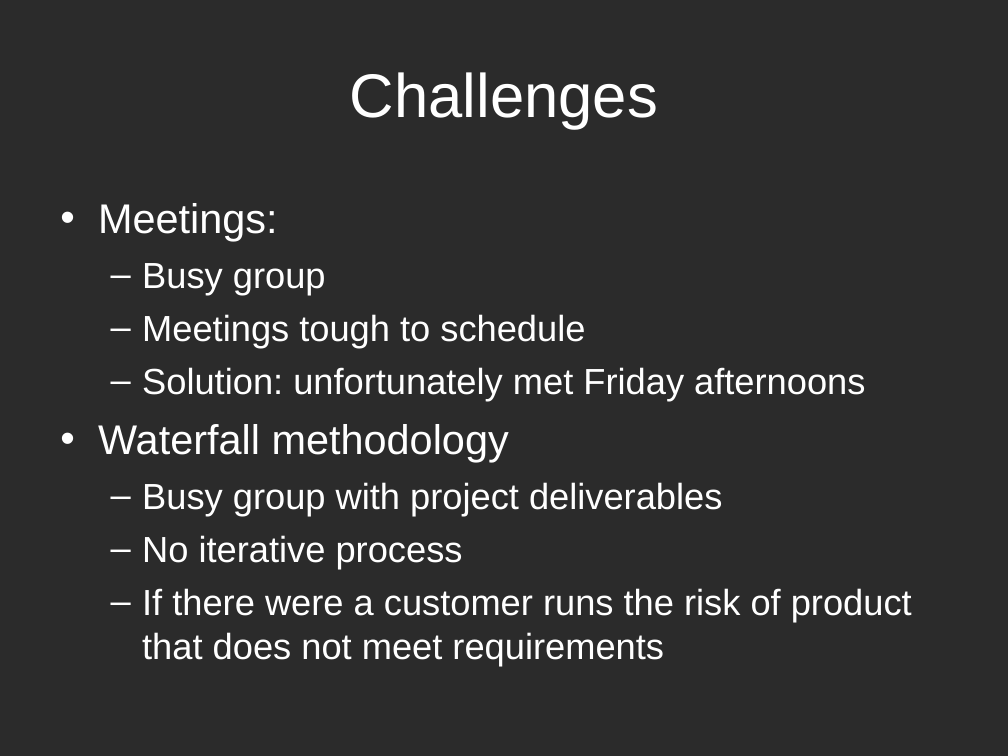
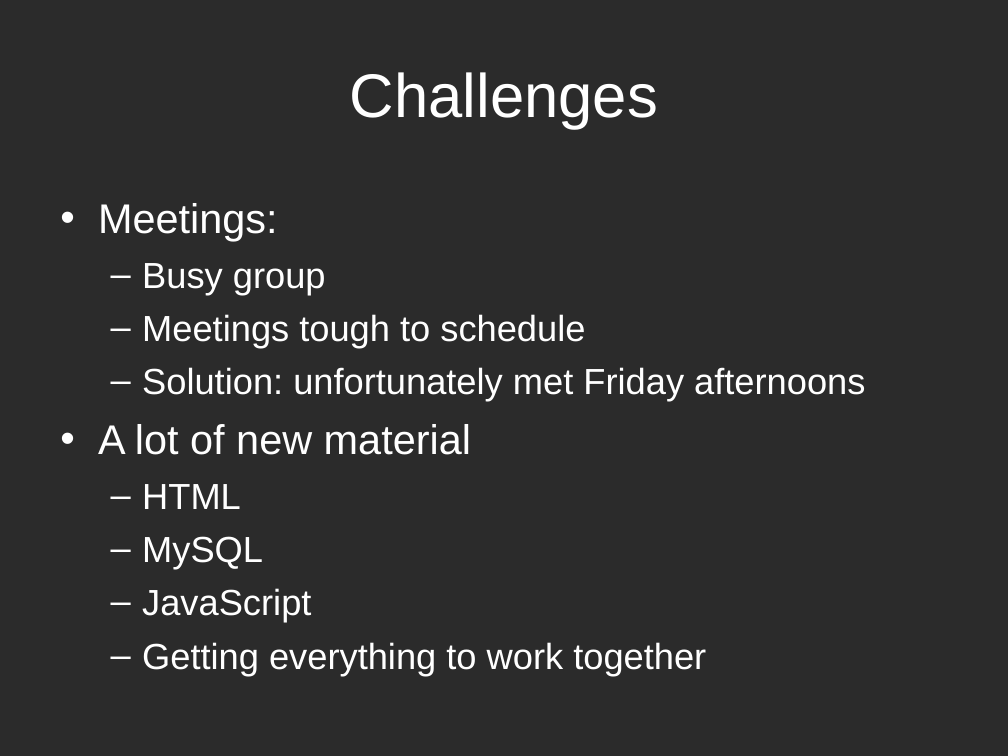
Before and after one commit to leif-waldner/Software3308-Group1, a slide deck: slide 12 of FinalSubmission/ProjectFinal/GeoReport_Part5.ppt (slide 11 before the commit). Drawn at 1008x756 pixels with LibreOffice and Linux fonts; fonts in the diff are those of the drawing; background and template pictures are left out; a plain dark background stands for a picture behind light text. Boxes give left, top, right and bottom in pixels: in the first picture for what was removed or moved away, otherwise in the second. Text is boxed around its words. In the diff, an @@ line names an element or a change of style, - is before the commit and + after.

Commit message:
Changed a few things to ppt.

```diff
--- a/FinalSubmission/ProjectFinal/GeoReport_Part5.ppt
+++ b/FinalSubmission/ProjectFinal/GeoReport_Part5.ppt
@@ text at (98,424,706,675): text changed @@
-• Waterfall methodology
-  – Busy group with project deliverables
-  – No iterative process
-  – If there were a customer runs the risk of product that does not meet requirements
+• A lot of new material
+  – HTML
+  – MySQL
+  – JavaScript
+  – Getting everything to work together
```
Also in this commit, not shown: 2 slides added, 1 slide removed.
